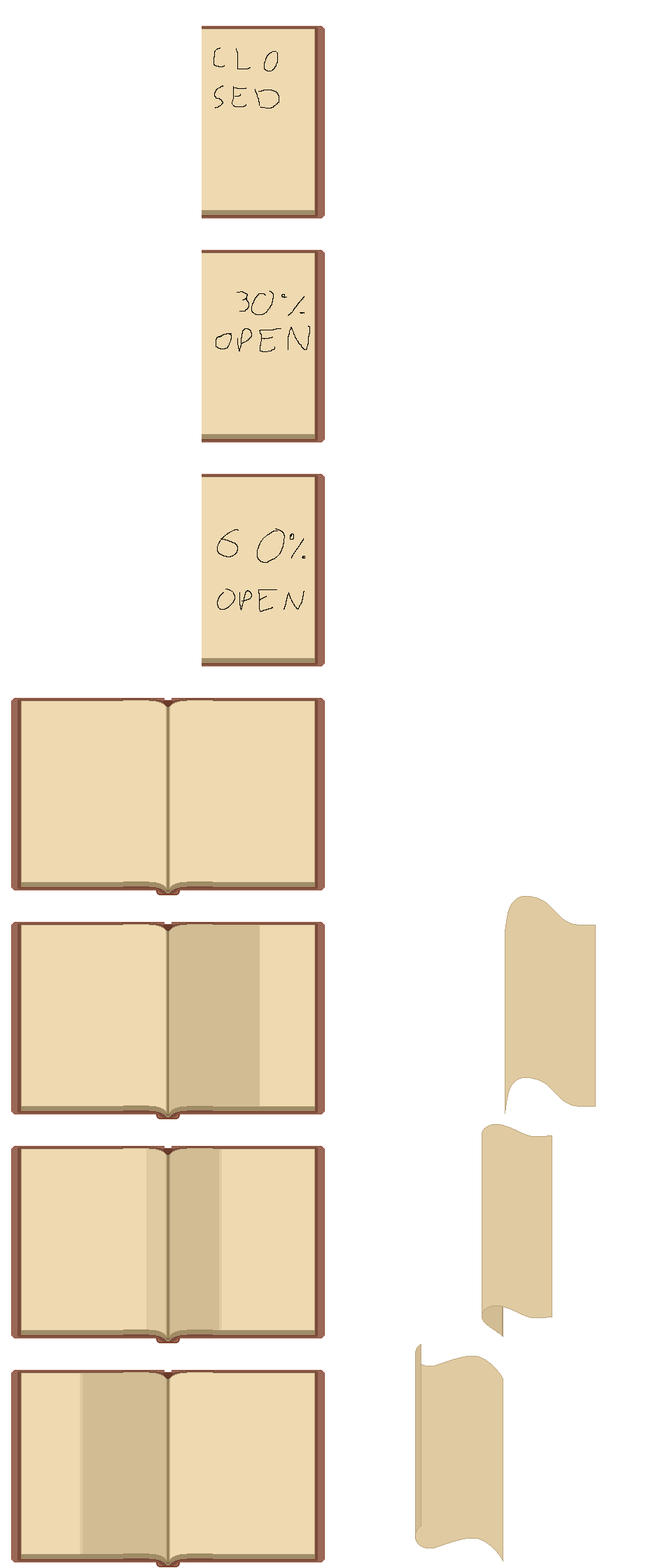
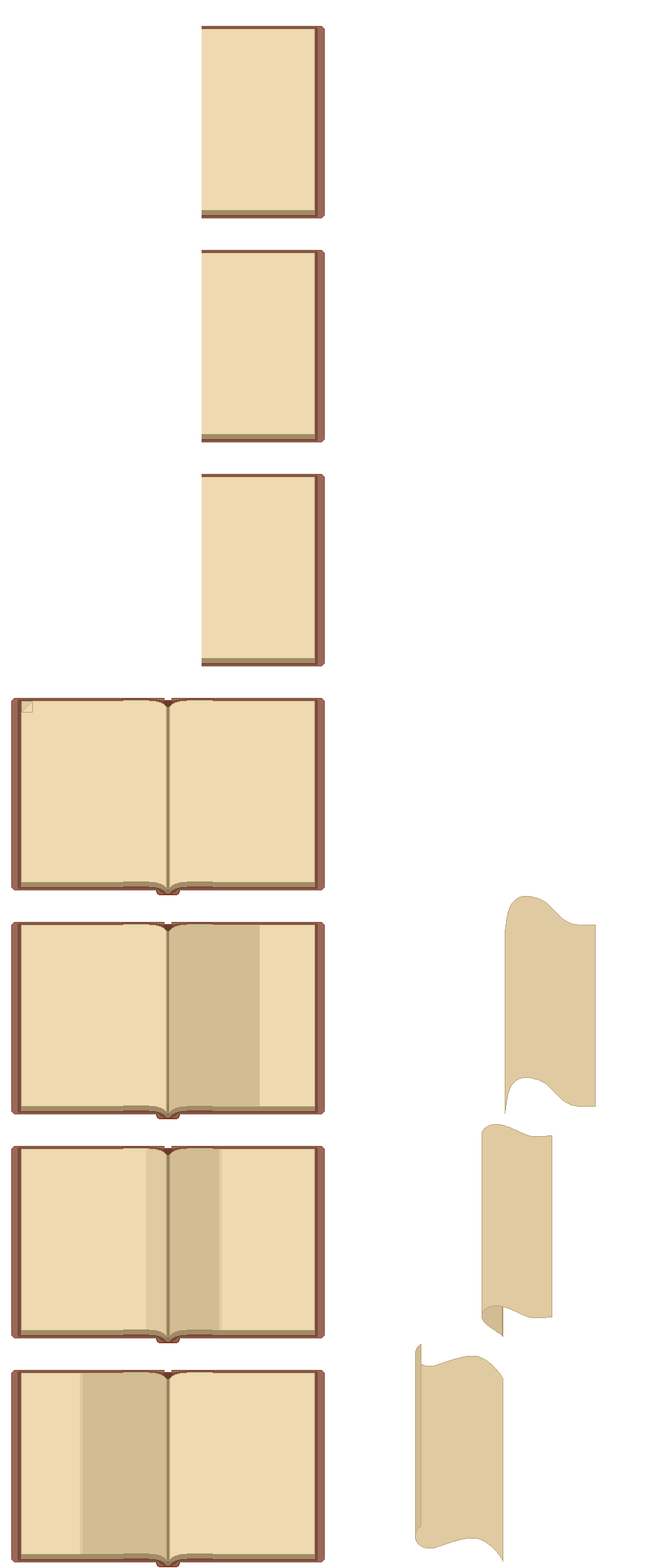
Revision of a layered 672 × 1568 image; what changed, layer by layer:
painted on "book" over [21, 47, 311, 713]
